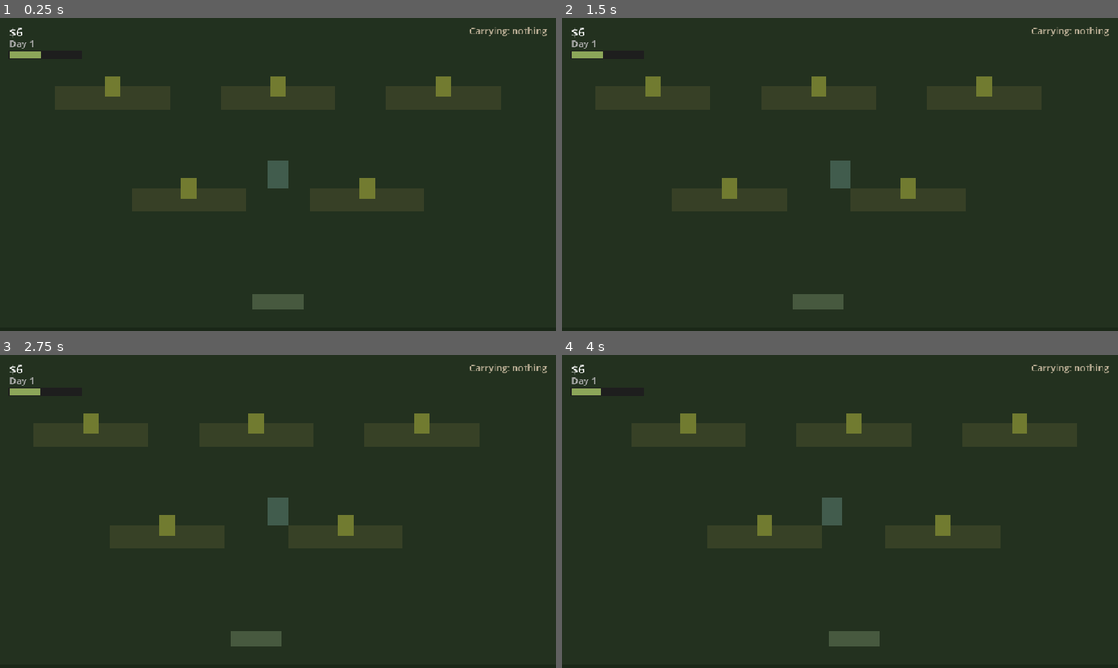
Above: before the commit, frames 1-4 (two rows, left to right).
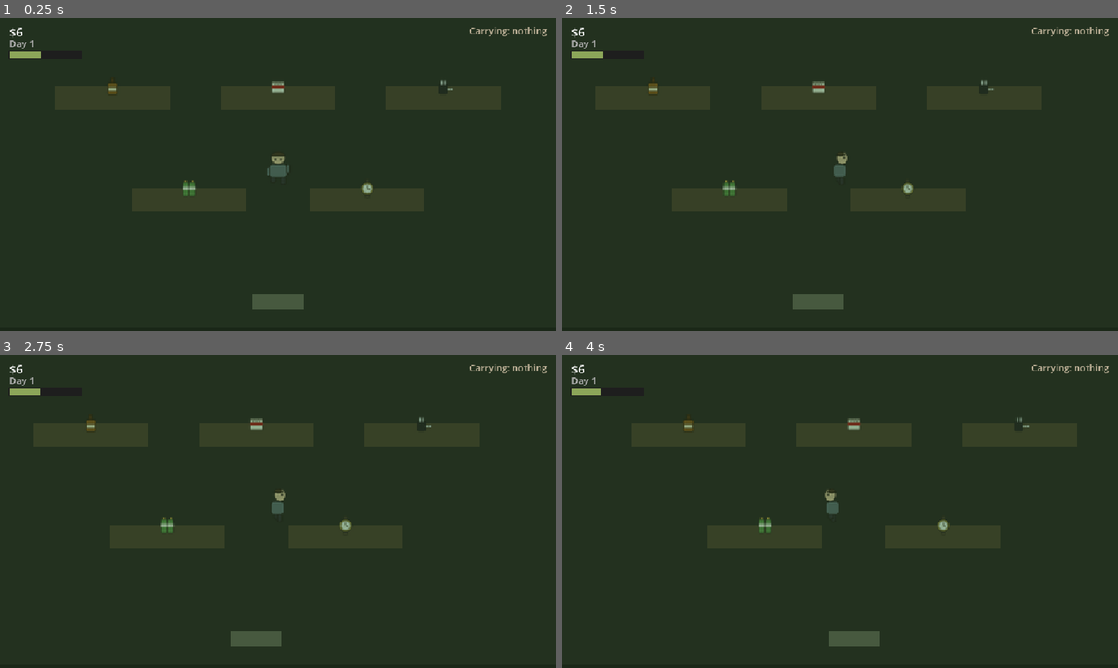
Above: after the commit, the same moments.

Repository: andersanders806-dev/dopesick-game
Game: Godot game, scene res://world/Shop.tscn
Two runs of this game, one before a commit and one after it. Both use one fixed random seed, a clock stepped at 60 frames per second and the inputs below. This scene is started directly instead of the project's main scene.
Inputs (mouse positions are in pixels of both pictures, inside the frame that each line leads up to):
- Up to frame 1 (0.25 s): no input
- Up to frame 2 (1.5 s): tap Enter at 0.5 s; move the mouse to (962, 158) at 0.52 s; hold D (move_right) 0.53-1.25 s; hold E (interact) 0.53-1.25 s; click (962, 158) at 0.67 s; drag from (728, 190) to (650, 86) at 1.27 s
- Up to frame 3 (2.75 s): tap Space at 2 s; move the mouse to (333, 442) at 2.02 s; hold D (move_right) from 2.03 s (still down); hold E (interact) from 2.03 s (still down)
- Up to frame 4 (4 s): release D (move_right) at 2.75 s; release E (interact) at 2.75 s; tap Enter at 2.75 s; drag from (812, 574) to (817, 423) at 2.77 s; tap Space at 3.5 s; move the mouse to (1006, 558) at 3.52 s; hold A (move_left) from 3.53 s (still down); hold E (interact) from 3.53 s (still down)

The runs differ from the first frame. In frame 1, 1.1% of the frame differs, in the area x 18-82%, y 18-58%; in frame 2, 1.2%; in frame 3, 1.2%, in the area x 15-78%, y 18-58%; in frame 4, 1.2%.

Commit message:
Replace placeholder rectangles with real sprites for characters and items
Adds procedurally-generated pixel-art (dev-tools/gen_sprites.py) for the
player and police (3-direction, 2-frame walk cycle), a distinct static
sprite per shopkeeper/bartender/patron, and a unique icon per stealable
item auto-selected by item_id. World geometry and the HUD are still
colored rectangles — noted as the next art pass in the README.

Co-Authored-By: Claude Sonnet 5 <noreply@anthropic.com>

Diff:
--- a/items/StealableItem.gd
+++ b/items/StealableItem.gd
@@ -1,10 +1,22 @@
 extends Area2D
+
+const ICONS := {
+	"whiskey": preload("res://assets/sprites/item_whiskey_icon.png"),
+	"cigs": preload("res://assets/sprites/item_cigs_icon.png"),
+	"charger": preload("res://assets/sprites/item_charger_icon.png"),
+	"batteries": preload("res://assets/sprites/item_batteries_icon.png"),
+	"watch": preload("res://assets/sprites/item_watch_icon.png"),
+}
 
 @export var item_id: String = "whiskey"
 @export var theft_window: float = 1.0
 
+@onready var sprite: Sprite2D = $Sprite
+
 func _ready() -> void:
 	add_to_group("interactable")
+	if ICONS.has(item_id):
+		sprite.texture = ICONS[item_id]
 
 func interact(player: Node) -> void:
 	GameState.steal_item(item_id)
--- a/items/StealableItem.tscn
+++ b/items/StealableItem.tscn
@@ -11,12 +11,7 @@
 monitoring = false
 script = ExtResource("1")
 
-[node name="Sprite" type="ColorRect" parent="."]
-offset_left = -6.0
-offset_top = -8.0
-offset_right = 6.0
-offset_bottom = 8.0
-color = Color(0.72, 0.62, 0.25, 1)
+[node name="Sprite" type="Sprite2D" parent="."]
 
 [node name="CollisionShape2D" type="CollisionShape2D" parent="."]
 shape = SubResource("RectangleShape2D_item")
--- a/npc/Guard.tscn
+++ b/npc/Guard.tscn
@@ -1,6 +1,7 @@
-[gd_scene load_steps=2 format=3]
+[gd_scene load_steps=3 format=3]
 
 [ext_resource type="Script" path="res://npc/Guard.gd" id="1"]
+[ext_resource type="Texture2D" path="res://assets/sprites/npc_green_idle.png" id="2"]
 
 [node name="Guard" type="Node2D"]
 script = ExtResource("1")
@@ -9,16 +10,6 @@
 color = Color(0.85, 0.8, 0.3, 0.15)
 z_index = -1
 
-[node name="Body" type="ColorRect" parent="."]
-offset_left = -9.0
-offset_top = -12.0
-offset_right = 9.0
-offset_bottom = 14.0
-color = Color(0.55, 0.4, 0.18, 1)
-
-[node name="Head" type="ColorRect" parent="."]
-offset_left = -6.0
-offset_top = -20.0
-offset_right = 6.0
-offset_bottom = -10.0
-color = Color(0.6, 0.5, 0.4, 1)
+[node name="Body" type="Sprite2D" parent="."]
+texture = ExtResource("2")
+offset = Vector2(0, -5)
--- a/npc/NPC.tscn
+++ b/npc/NPC.tscn
@@ -1,6 +1,7 @@
-[gd_scene load_steps=3 format=3]
+[gd_scene load_steps=4 format=3]
 
 [ext_resource type="Script" path="res://npc/NPC.gd" id="1"]
+[ext_resource type="Texture2D" path="res://assets/sprites/npc_brown_idle.png" id="2"]
 
 [sub_resource type="RectangleShape2D" id="RectangleShape2D_npc"]
 size = Vector2(20, 28)
@@ -11,19 +12,9 @@
 monitoring = false
 script = ExtResource("1")
 
-[node name="Body" type="ColorRect" parent="."]
-offset_left = -9.0
-offset_top = -12.0
-offset_right = 9.0
-offset_bottom = 14.0
-color = Color(0.42, 0.35, 0.3, 1)
-
-[node name="Head" type="ColorRect" parent="."]
-offset_left = -6.0
-offset_top = -20.0
-offset_right = 6.0
-offset_bottom = -10.0
-color = Color(0.55, 0.47, 0.4, 1)
+[node name="Body" type="Sprite2D" parent="."]
+texture = ExtResource("2")
+offset = Vector2(0, -5)
 
 [node name="CollisionShape2D" type="CollisionShape2D" parent="."]
 shape = SubResource("RectangleShape2D_npc")
--- a/npc/Police.gd
+++ b/npc/Police.gd
@@ -3,12 +3,23 @@
 const SPEED := 165.0
 const LOSE_SIGHT_TIME := 4.0
 const RETARGET_INTERVAL := 0.25
+const FRAME_TIME := 0.14
+
+const FRAMES := {
+	"down": [preload("res://assets/sprites/police_down_0.png"), preload("res://assets/sprites/police_down_1.png")],
+	"up": [preload("res://assets/sprites/police_up_0.png"), preload("res://assets/sprites/police_up_1.png")],
+	"side": [preload("res://assets/sprites/police_side_0.png"), preload("res://assets/sprites/police_side_1.png")],
+}
 
 @onready var catch_zone: Area2D = $CatchZone
 @onready var nav_agent: NavigationAgent2D = $NavAgent
+@onready var sprite: Sprite2D = $Body
 
 var _lose_timer: float = 0.0
 var _retarget_timer: float = 0.0
+var _facing: String = "down"
+var _anim_frame: int = 0
+var _frame_timer: float = 0.0
 
 func _ready() -> void:
 	add_to_group("police")
@@ -45,6 +56,25 @@
 		velocity = (next_point - global_position).normalized() * SPEED
 	move_and_slide()
 
+	_update_animation(velocity, delta)
+
+func _update_animation(vel: Vector2, delta: float) -> void:
+	if vel.length() > 1.0:
+		if absf(vel.x) > absf(vel.y):
+			_facing = "side"
+			sprite.flip_h = vel.x < 0.0
+		else:
+			_facing = "down" if vel.y > 0.0 else "up"
+			sprite.flip_h = false
+		_frame_timer += delta
+		if _frame_timer >= FRAME_TIME:
+			_frame_timer = 0.0
+			_anim_frame = 1 - _anim_frame
+	else:
+		_anim_frame = 0
+		_frame_timer = 0.0
+	sprite.texture = FRAMES[_facing][_anim_frame]
+
 func _has_line_of_sight(player: Node) -> bool:
 	var space_state := get_world_2d().direct_space_state
 	var params := PhysicsRayQueryParameters2D.create(global_position, player.global_position, 3)
--- a/npc/Police.tscn
+++ b/npc/Police.tscn
@@ -1,6 +1,7 @@
-[gd_scene load_steps=4 format=3]
+[gd_scene load_steps=5 format=3]
 
 [ext_resource type="Script" path="res://npc/Police.gd" id="1"]
+[ext_resource type="Texture2D" path="res://assets/sprites/police_down_0.png" id="2"]
 
 [sub_resource type="RectangleShape2D" id="RectangleShape2D_police"]
 size = Vector2(18, 24)
@@ -13,18 +14,15 @@
 collision_mask = 1
 script = ExtResource("1")
 
-[node name="Body" type="ColorRect" parent="."]
-offset_left = -8.0
-offset_top = -11.0
-offset_right = 8.0
-offset_bottom = 12.0
-color = Color(0.15, 0.22, 0.4, 1)
+[node name="Body" type="Sprite2D" parent="."]
+texture = ExtResource("2")
+offset = Vector2(0, -5)
 
 [node name="Light" type="ColorRect" parent="."]
 offset_left = -3.0
-offset_top = -16.0
+offset_top = -20.0
 offset_right = 3.0
-offset_bottom = -11.0
+offset_bottom = -15.0
 color = Color(0.85, 0.15, 0.15, 1)
 
 [node name="CollisionShape2D" type="CollisionShape2D" parent="."]
--- a/player/Player.gd
+++ b/player/Player.gd
@@ -3,20 +3,30 @@
 const BASE_SPEED := 145.0
 const SICK_SPEED_MULT := 0.55
 const SICK_THRESHOLD := 20.0
+const FRAME_TIME := 0.14
+
+const FRAMES := {
+	"down": [preload("res://assets/sprites/player_down_0.png"), preload("res://assets/sprites/player_down_1.png")],
+	"up": [preload("res://assets/sprites/player_up_0.png"), preload("res://assets/sprites/player_up_1.png")],
+	"side": [preload("res://assets/sprites/player_side_0.png"), preload("res://assets/sprites/player_side_1.png")],
+}
 
 @onready var interact_zone: Area2D = $InteractZone
-@onready var sprite: ColorRect = $Sprite
+@onready var sprite: Sprite2D = $Sprite
 
 var nearby: Array = []
 var dialogue_active: bool = false
 var is_stealing: bool = false
+var _facing: String = "down"
+var _anim_frame: int = 0
+var _frame_timer: float = 0.0
 
 func _ready() -> void:
 	add_to_group("player")
 	interact_zone.area_entered.connect(_on_area_entered)
 	interact_zone.area_exited.connect(_on_area_exited)
 
-func _physics_process(_delta: float) -> void:
+func _physics_process(delta: float) -> void:
 	if dialogue_active:
 		velocity = Vector2.ZERO
 		move_and_slide()
@@ -35,8 +45,24 @@
 	velocity = dir * speed
 	move_and_slide()
 
+	_update_animation(dir, delta)
+
+func _update_animation(dir: Vector2, delta: float) -> void:
 	if dir.length() > 0.1:
-		sprite.rotation = 0.0
+		if absf(dir.x) > absf(dir.y):
+			_facing = "side"
+			sprite.flip_h = dir.x < 0.0
+		else:
+			_facing = "down" if dir.y > 0.0 else "up"
+			sprite.flip_h = false
+		_frame_timer += delta
+		if _frame_timer >= FRAME_TIME:
+			_frame_timer = 0.0
+			_anim_frame = 1 - _anim_frame
+	else:
+		_anim_frame = 0
+		_frame_timer = 0.0
+	sprite.texture = FRAMES[_facing][_anim_frame]
 
 func _unhandled_input(event: InputEvent) -> void:
 	if event.is_action_pressed("interact"):
--- a/player/Player.tscn
+++ b/player/Player.tscn
@@ -1,6 +1,7 @@
-[gd_scene load_steps=4 format=3]
+[gd_scene load_steps=5 format=3]
 
 [ext_resource type="Script" path="res://player/Player.gd" id="1"]
+[ext_resource type="Texture2D" path="res://assets/sprites/player_down_0.png" id="2"]
 
 [sub_resource type="RectangleShape2D" id="RectangleShape2D_body"]
 size = Vector2(16, 22)
@@ -13,12 +14,9 @@
 collision_mask = 1
 script = ExtResource("1")
 
-[node name="Sprite" type="ColorRect" parent="."]
-offset_left = -8.0
-offset_top = -11.0
-offset_right = 8.0
-offset_bottom = 11.0
-color = Color(0.36, 0.42, 0.45, 1)
+[node name="Sprite" type="Sprite2D" parent="."]
+texture = ExtResource("2")
+offset = Vector2(0, -5)
 
 [node name="CollisionShape2D" type="CollisionShape2D" parent="."]
 shape = SubResource("RectangleShape2D_body")
--- a/world/DiveBar.tscn
+++ b/world/DiveBar.tscn
@@ -1,10 +1,10 @@
-[gd_scene load_steps=9 format=3]
+[gd_scene load_steps=9 format=3 uid="uid://dd3fedg1f6fva"]
 
-[ext_resource type="Script" path="res://world/DiveBar.gd" id="1"]
+[ext_resource type="Script" uid="uid://i3ufamonaoqm" path="res://world/DiveBar.gd" id="1"]
 [ext_resource type="PackedScene" path="res://npc/NPC.tscn" id="2"]
 [ext_resource type="PackedScene" path="res://player/Player.tscn" id="3"]
 [ext_resource type="PackedScene" path="res://ui/HUD.tscn" id="4"]
-[ext_resource type="Script" path="res://interactables/Door.gd" id="5"]
+[ext_resource type="Script" uid="uid://c8sq8g0ve6ula" path="res://interactables/Door.gd" id="5"]
 
 [sub_resource type="RectangleShape2D" id="RectangleShape2D_wallH"]
 size = Vector2(520, 16)
@@ -28,7 +28,6 @@
 
 [node name="WallTop" type="StaticBody2D" parent="."]
 position = Vector2(260, -8)
-collision_layer = 1
 
 [node name="Visual" type="ColorRect" parent="WallTop"]
 offset_left = -260.0
@@ -42,7 +41,6 @@
 
 [node name="WallBottom" type="StaticBody2D" parent="."]
 position = Vector2(260, 328)
-collision_layer = 1
 
 [node name="Visual" type="ColorRect" parent="WallBottom"]
 offset_left = -260.0
@@ -56,7 +54,6 @@
 
 [node name="WallLeft" type="StaticBody2D" parent="."]
 position = Vector2(-8, 160)
-collision_layer = 1
 
 [node name="Visual" type="ColorRect" parent="WallLeft"]
 offset_left = -8.0
@@ -70,7 +67,6 @@
 
 [node name="WallRight" type="StaticBody2D" parent="."]
 position = Vector2(528, 160)
-collision_layer = 1
 
 [node name="Visual" type="ColorRect" parent="WallRight"]
 offset_left = -8.0
@@ -113,8 +109,10 @@
 [node name="Bartender" parent="." instance=ExtResource("2")]
 position = Vector2(260, 45)
 npc_name = "Bartender"
-is_patron = false
-flavor_lines = "Rough night?\nYou look like hell, you know that.\nDrink first, talk later.\nStill breathing. That's something."
+flavor_lines = "Rough night?
+You look like hell, you know that.
+Drink first, talk later.
+Still breathing. That's something."
 
 [node name="Patron1" parent="." instance=ExtResource("2")]
 position = Vector2(120, 235)
Binary file added: assets/sprites/item_batteries_icon.png
Not shown, added: assets/sprites/item_batteries_icon.png.import
Binary file added: assets/sprites/item_charger_icon.png
Not shown, added: assets/sprites/item_charger_icon.png.import
Binary file added: assets/sprites/item_cigs_icon.png
Not shown, added: assets/sprites/item_cigs_icon.png.import
Binary file added: assets/sprites/item_watch_icon.png
Not shown, added: assets/sprites/item_watch_icon.png.import
Binary file added: assets/sprites/item_whiskey_icon.png
Not shown, added: assets/sprites/item_whiskey_icon.png.import
Binary file added: assets/sprites/npc_brown_idle.png
Not shown, added: assets/sprites/npc_brown_idle.png.import
(and 34 more such lines)
